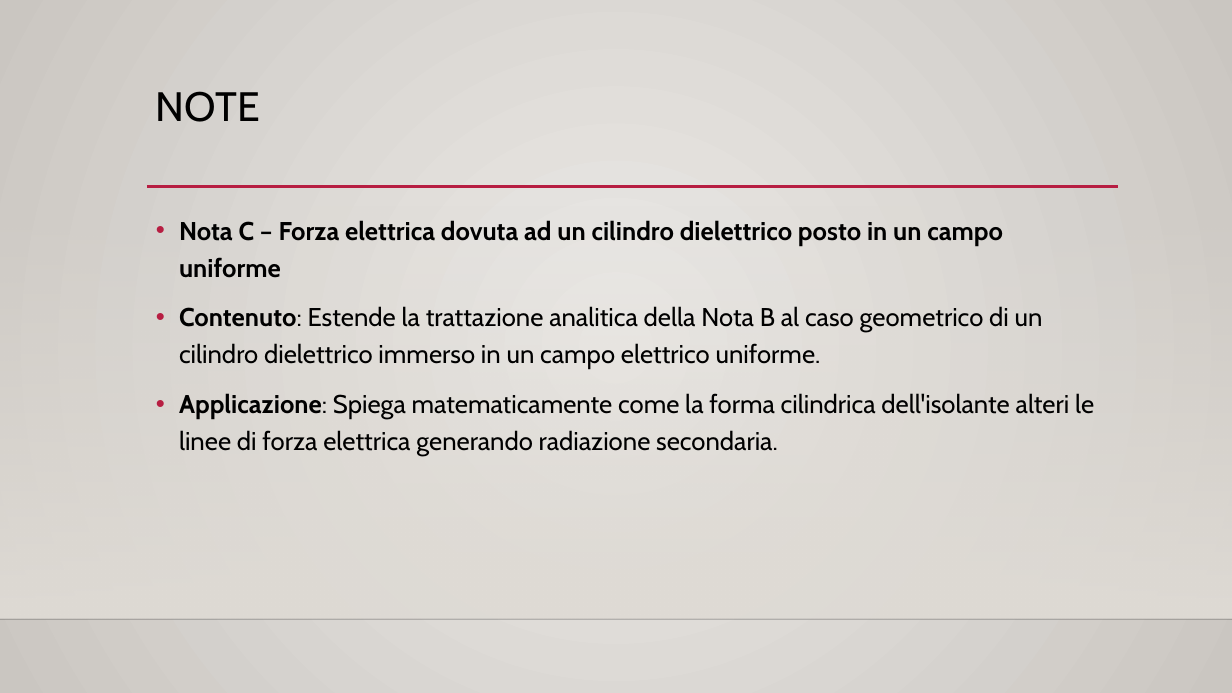
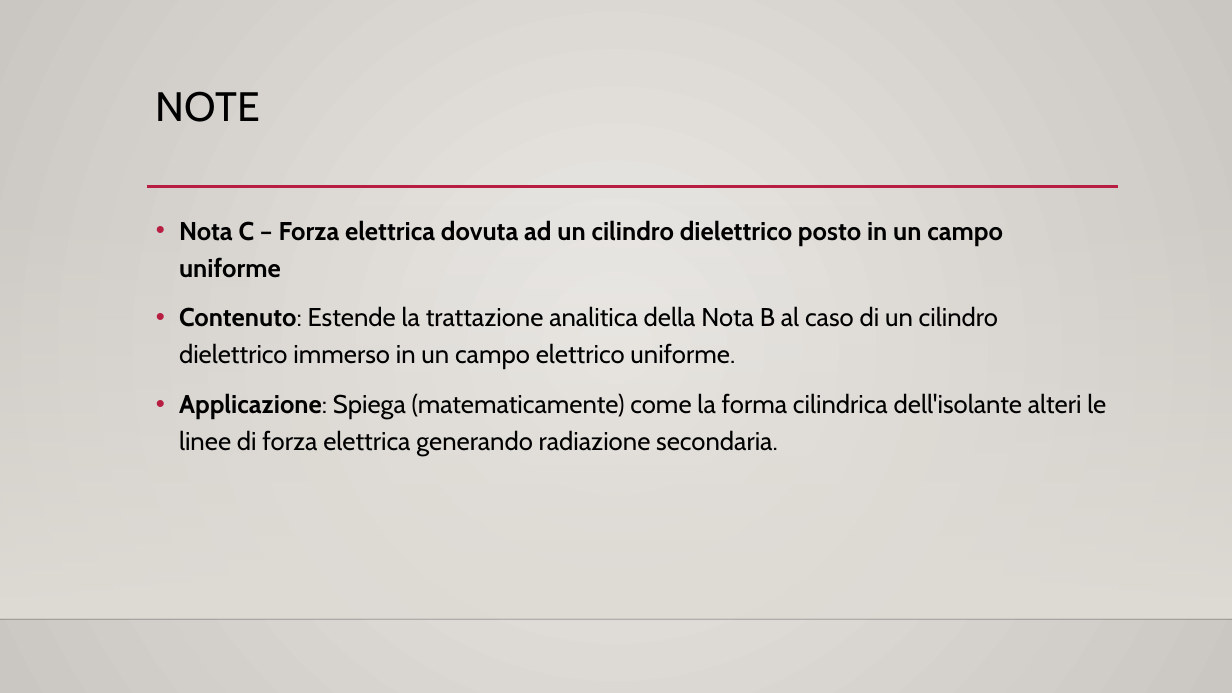
Before and after one commit to onixilam/tesi_magistrale_augusto_righi, a slide deck: slide 19 of presentazione_sunto_libro_di_Righi/presentazione_veloce_testo_Righi.pptx. Drawn at 1232x693 pixels with LibreOffice and Linux fonts; fonts in the diff are those of the drawing; background and template pictures are left out. Boxes give left, top, right and bottom in pixels: in the first picture for what was removed or moved away, otherwise in the second. Text is boxed around its words. In the diff, an @@ line names an element or a change of style, - is before the commit and + after.

```diff
--- a/presentazione_sunto_libro_di_Righi/presentazione_veloce_testo_Righi.pptx
+++ b/presentazione_sunto_libro_di_Righi/presentazione_veloce_testo_Righi.pptx
@@ text at <box>179,306,1106,456</box>: text changed @@
-• Contenuto: Estende la trattazione analitica della Nota B al caso geometrico di un cilindro dielettrico immerso in un campo elettrico uniforme.
-• Applicazione: Spiega matematicamente come la forma cilindrica dell'isolante alteri le linee di forza elettrica generando radiazione secondaria.
+• Contenuto: Estende la trattazione analitica della Nota B al caso di un cilindro dielettrico immerso in un campo elettrico uniforme.
+• Applicazione: Spiega (matematicamente) come la forma cilindrica dell'isolante alteri le linee di forza elettrica generando radiazione secondaria.
```
Also in this commit, not shown: 7 other slides changed, 4 other files.
